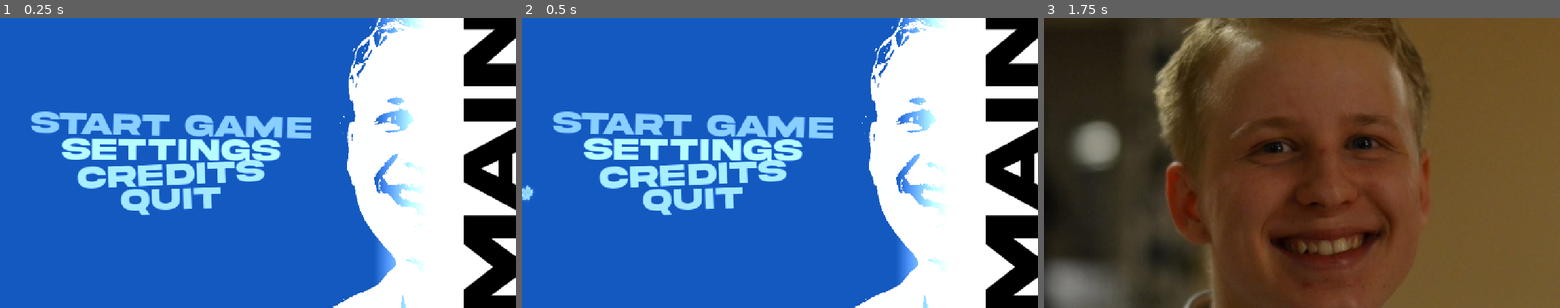
Above: before the commit, frames 1-3 (left to right).
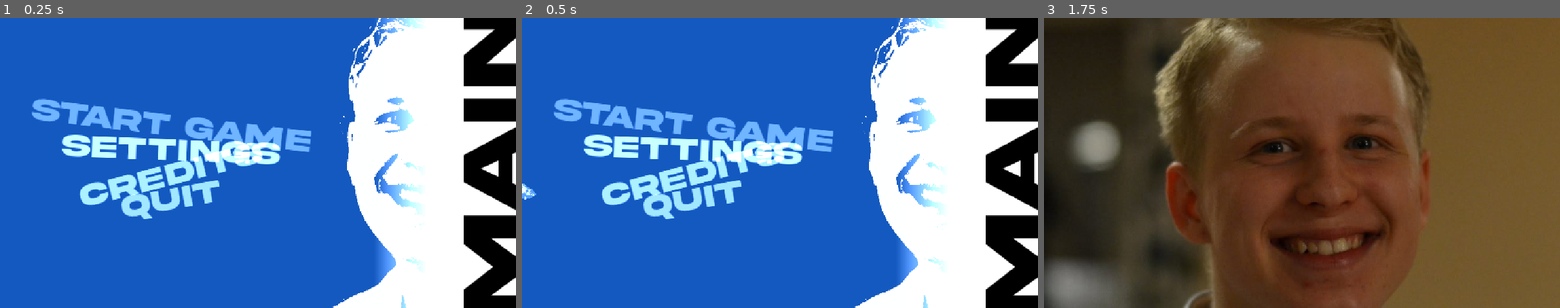
Above: after the commit, the same moments.

Repository: Mertaful/LEGOdot
Game: Godot game, scene res://lego_pieces/menu_persona/main_menu_persona.tscn
Same seed, same stepped clock (60 frames per second), same inputs: the game is played once before the commit and once after it. This scene is started directly instead of the project's main scene.
Inputs (mouse positions are in pixels of both pictures, inside the frame that each line leads up to):
- Up to frame 1 (0.25 s): no input
- Up to frame 2 (0.5 s): no input
- Up to frame 3 (1.75 s): click "Start game" at 0.5 s; tap Enter at 1.25 s; move the mouse to (1415, 148) at 1.27 s

The runs differ from the first frame. In frame 1, 7.6% of the frame differs, in the area x 5-61%, y 27-70%; in frame 2, 7.7%, in the area x 0-61%, y 27-70%; in frame 3, nothing differs.

Commit message:
[Main menu] Finished persona style menu. Now add plain

Diff:
--- a/mainmenu/lego_pieces/menu_persona/main_menu_persona.tscn
+++ b/mainmenu/lego_pieces/menu_persona/main_menu_persona.tscn
@@ -12,9 +12,10 @@
 [sub_resource type="Resource" id="Resource_2sve7"]
 script = ExtResource("3_rd2kl")
 font = ExtResource("2_3kmgy")
-brightest_grey = Color(0.72464263, 0.7246426, 0.7246426, 1)
-darkest_grey = Color(0.45452422, 0.45452428, 0.45452416, 1)
-max_rotation_offset = 3.0
+brightest_grey = Color(0.8776157, 0.8776158, 0.87761563, 1)
+darkest_grey = Color(0.34781712, 0.3478169, 0.34781685, 1)
+max_rotation_offset = 18.0
+polygon_margin = 100.0
 metadata/_custom_type_script = "uid://4tvhbn1h1fa"
 
 [sub_resource type="CanvasItemMaterial" id="CanvasItemMaterial_k0akp"]
@@ -110,7 +111,7 @@
 unique_name_in_owner = true
 material = SubResource("ShaderMaterial_n1c5g")
 position = Vector2(-6.9999695, 150.00002)
-rotation = -0.11868239
+rotation = -0.12959072
 scale = Vector2(1, 0.5)
 color = Color(0.9685872, 5.679429e-06, 7.70092e-07, 1)
 polygon = PackedVector2Array(76.01419, 211.48846, 194, 426, 731, 388)
--- a/mainmenu/lego_pieces/menu_persona/main_persona_resource.tres
+++ b/mainmenu/lego_pieces/menu_persona/main_persona_resource.tres
@@ -4,4 +4,6 @@
 
 [resource]
 script = ExtResource("1_fe8cq")
+max_rotation_offset = 20.0
+polygon_margin = 90.0
 metadata/_custom_type_script = "uid://4tvhbn1h1fa"
--- a/mainmenu/lego_pieces/menu_persona/persona_button.gd
+++ b/mainmenu/lego_pieces/menu_persona/persona_button.gd
@@ -7,7 +7,8 @@
 var default_color : Color
 var pop_tween : Tween = null
 
-signal on_button_with_polygon_hovered(button_position : Vector2, button_dimensions : Vector2, offset_rotation : float)
+signal on_button_with_polygon_hovered(id : int, button_position : Vector2, button_dimensions : Vector2, offset_rotation : float)
+signal on_button_with_polygon_lost_focus(id : int)
 
 
 func _init() -> void:
@@ -39,7 +40,9 @@
 
 func _on_mouse_entered() -> void:
 	go_crazy()
-	on_button_with_polygon_hovered.emit(global_position, size, offset_transform_rotation)
+	var text_dimensions = theme.get_font("font", "Button").get_string_size(text, HORIZONTAL_ALIGNMENT_CENTER, -1, get_theme_font_size("font_size", "Button"))
+	on_button_with_polygon_hovered.emit(get_instance_id(), Vector2(global_position.x + size.x * 0.5, global_position.y + size.y * 0.5), text_dimensions, offset_transform_rotation)
 
 func _on_mouse_exited() -> void:
 	go_normal()
+	on_button_with_polygon_lost_focus.emit(get_instance_id())
--- a/mainmenu/lego_pieces/menu_persona/persona_menu.gd
+++ b/mainmenu/lego_pieces/menu_persona/persona_menu.gd
@@ -13,12 +13,14 @@
 
 var _rng : RandomNumberGenerator
 var _polygon_tween : Tween = null
+var _hovered_buttons : Array[int]
 
 func _ready() -> void:
 	_rng = RandomNumberGenerator.new()
 	for button : PersonaButton in buttons_container.get_children():
 		_set_button_color(button)
 		button.on_button_with_polygon_hovered.connect(_on_button_hovered)
+		button.on_button_with_polygon_lost_focus.connect(_on_button_left)
 
 	back_polygon.color = _menu_resource.accent_color
 	front_polygon.color = Color(1.0, 1.0, 1.0, 1.0)
@@ -42,41 +44,45 @@
 func _on_exit_button_pressed() -> void:
 	get_tree().quit()
 
-func _on_button_hovered(button_position : Vector2, button_dimensions : Vector2, offset_rotation : float) -> void:
-	_update_polygon(button_position, button_dimensions, offset_rotation)
+func _on_button_left(button_id : int) -> void:
+	_hovered_buttons.erase(button_id)
+	if _hovered_buttons.is_empty():
+		_update_polygon(Vector2(-10000.0, -10000.0))
 
-func _update_polygon(polygon_position : Vector2, dimensions : Vector2 = Vector2(0.0, 0.0), polygon_rotation : float = 0.0) -> void:
+func _on_button_hovered(button_id : int, button_center_position : Vector2, string_dimensions : Vector2, offset_rotation : float) -> void:
+	_hovered_buttons.append(button_id)
+	_update_polygon(button_center_position, string_dimensions, offset_rotation)
+
+func _update_polygon(polygon_center_position : Vector2, dimensions : Vector2 = Vector2(0.0, 0.0), polygon_rotation : float = 0.0) -> void:
+	dimensions *= 1.2
+	var half_x = dimensions.x * 0.5
+	var half_y = dimensions.y * 0.5
+
 	var new_vertices : PackedVector2Array
-	dimensions *= 1.2
 	var availableCorners := [PolygonCorner.TOP_LEFT, PolygonCorner.TOP_RIGHT, PolygonCorner.BOTTOM_RIGHT, PolygonCorner.BOTTOM_LEFT]
-	#availableCorners.shuffle()
-	for i in range(4):
+	var popped_corner : PolygonCorner = availableCorners.pop_at(randi_range(0, 3))
+	for i in range(3):
 		var new_vertex : Vector2
 		var vertex_random_offset := randf_range(_menu_resource.polygon_margin - 5.0, _menu_resource.polygon_margin + 5.0)
 		match availableCorners.pop_back():
 			PolygonCorner.TOP_LEFT:
-				new_vertex = Vector2(-vertex_random_offset, -vertex_random_offset)
+				new_vertex = Vector2(-vertex_random_offset - half_x, (-vertex_random_offset - half_y) if popped_corner != PolygonCorner.BOTTOM_LEFT else 0.0)
 			PolygonCorner.TOP_RIGHT:
-				new_vertex = Vector2(dimensions.x + vertex_random_offset, -vertex_random_offset)
+				new_vertex = Vector2(half_x + vertex_random_offset, (-vertex_random_offset - half_y) if popped_corner != PolygonCorner.BOTTOM_RIGHT else 0.0)
 			PolygonCorner.BOTTOM_LEFT:
-				new_vertex = Vector2(-vertex_random_offset, dimensions.y + vertex_random_offset)
+				new_vertex = Vector2(-vertex_random_offset - half_x, (vertex_random_offset + half_y) if popped_corner != PolygonCorner.TOP_LEFT else 0.0)
 			PolygonCorner.BOTTOM_RIGHT:
-				new_vertex = Vector2(dimensions.x + vertex_random_offset, dimensions.y + vertex_random_offset)
+				new_vertex = Vector2(half_x + vertex_random_offset, (vertex_random_offset + half_y) if popped_corner != PolygonCorner.TOP_RIGHT else 0.0)
 		new_vertices.append(new_vertex)
 
 
-	#if _polygon_tween:
-	#	_polygon_tween.kill()
-	#_polygon_tween = create_tween()
-	#_polygon_tween.set_parallel()
-	#_polygon_tween.tween_property(back_polygon, "global_position", polygon_position, 0.1)
-	#_polygon_tween.tween_property(front_polygon, "global_position", polygon_position, 0.9)
-	#_polygon_tween.tween_property(back_polygon, "rotation_degrees", polygon_rotation, 0.1)
-	#_polygon_tween.tween_property(front_polygon, "rotation_degrees", polygon_rotation, 0.9)
-
-	back_polygon.global_position = polygon_position
-	front_polygon.global_position = polygon_position
-	back_polygon.rotation_degrees = polygon_rotation
-	front_polygon.rotation_degrees = polygon_rotation
+	if _polygon_tween:
+		_polygon_tween.kill()
+	_polygon_tween = create_tween()
+	_polygon_tween.set_parallel()
+	_polygon_tween.tween_property(back_polygon, "global_position", polygon_center_position, 0.01)
+	_polygon_tween.tween_property(front_polygon, "global_position", polygon_center_position, 0.01)
+	_polygon_tween.tween_property(back_polygon, "rotation", polygon_rotation, 0.01)
+	_polygon_tween.tween_property(front_polygon, "rotation", polygon_rotation, 0.01)
 	back_polygon.polygon = new_vertices
 	front_polygon.polygon = new_vertices
--- a/mainmenu/preview/lol_leaf.tscn
+++ b/mainmenu/preview/lol_leaf.tscn
@@ -1,6 +1,6 @@
 [gd_scene format=3 uid="uid://663npbjir377"]
 
-[ext_resource type="Texture2D" uid="uid://d7cju0iytx4m" path="res://preview/whitleaf.png" id="1_kln2y"]
+[ext_resource type="Texture2D" uid="uid://cmja4r2gyxttk" path="res://preview/Oggeticle.png" id="1_kln2y"]
 
 [sub_resource type="CanvasItemMaterial" id="CanvasItemMaterial_ndsek"]
 blend_mode = 1
@@ -24,3 +24,5 @@
 angular_velocity_max = 105.0
 linear_accel_min = 2.09
 linear_accel_max = 2.09
+scale_amount_min = 0.1
+scale_amount_max = 0.2
Binary file removed: mainmenu/preview/2a2d2e1c0f5afab43a1bc8dbc77cb569-1252267181.jpg
Binary file added: mainmenu/preview/Oggeticle.png
Not shown, changed: mainmenu/preview/Oggeticle.png.import
